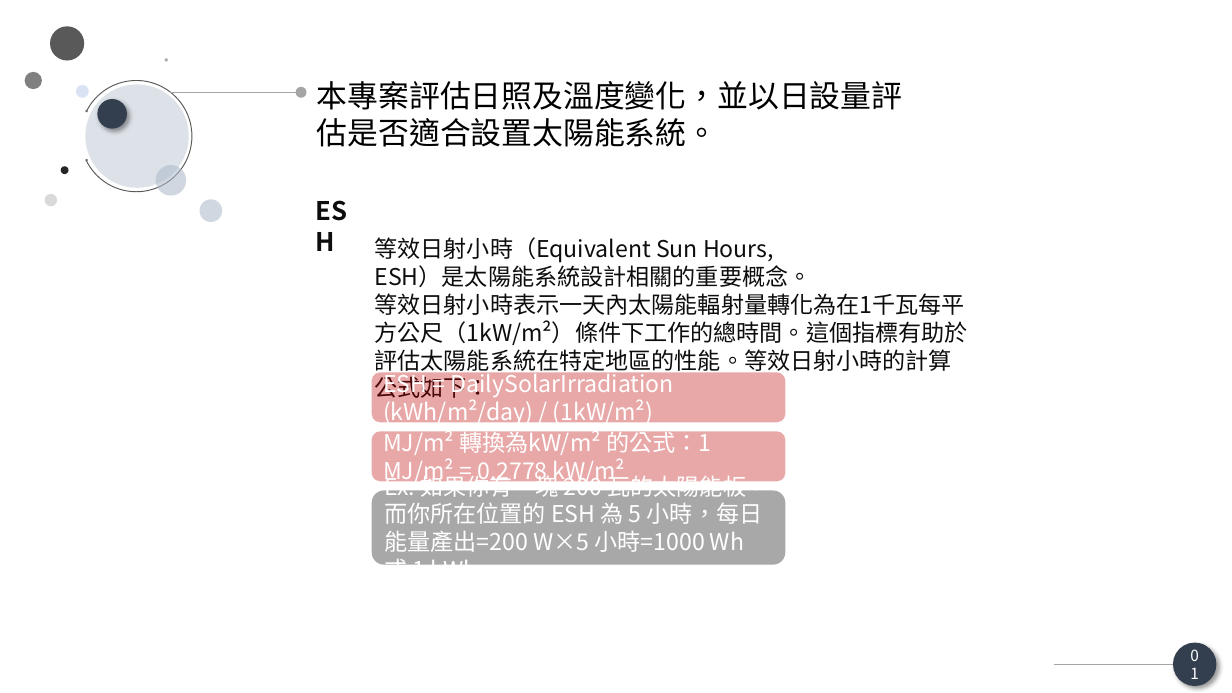
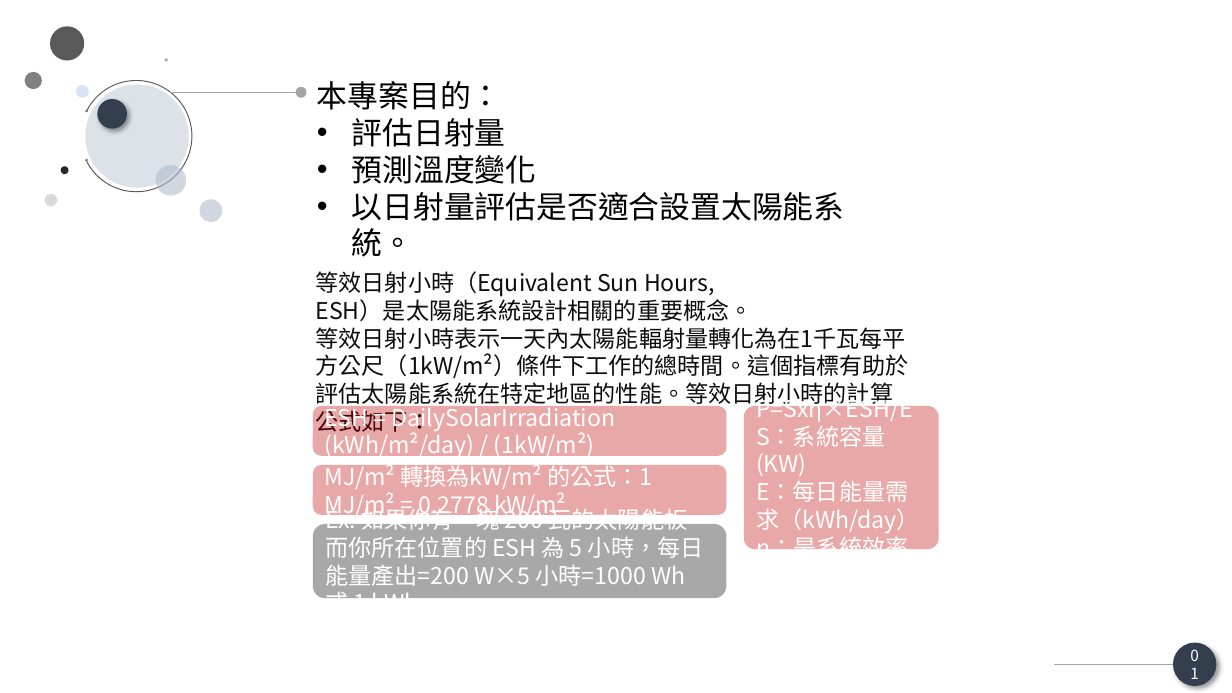
Before and after one commit to LanvisWei/MLproject_Solar_Irradiance, a slide deck: slide 2 of temp_solar/簡報.pptx. Drawn at 1232x693 pixels with LibreOffice and Linux fonts; fonts in the diff are those of the drawing. Boxes give left, top, right and bottom in pixels: in the first picture for what was removed or moved away, otherwise in the second. Text is boxed around its words. In the diff, an @@ line names an element or a change of style, - is before the commit and + after.

```diff
--- a/temp_solar/簡報.pptx
+++ b/temp_solar/簡報.pptx
@@ text at [317, 81, 845, 221]: text changed @@
-本專案評估日照及溫度變化，並以日設量評估是否適合設置太陽能系統。
+本專案目的：
+• 評估日射量
+• 預測溫度變化
+• 以日射量評估是否適合設置太陽能系統。
@@ text removed at [375, 262, 812, 287] @@
-ESH
@@ 3 rounded rectangles, 2 texts: place and size @@
-3 rounded rectangles, 2 texts at [372, 237, 968, 565]
+3 rounded rectangles, 2 texts at [313, 271, 909, 598]
@@ rounded rectangle added at [744, 406, 939, 549], fill #C00000 at 34% opacity, 18 pt, text #FFFFFF @@
+P=Sxη×ESH/E
+S：系統容量(KW)
+E：每日能量需求（kWh/day）
+η：是系統效率
```
Also in this commit, not shown: 10 other slides changed, 1 slide added, 1 other file.
